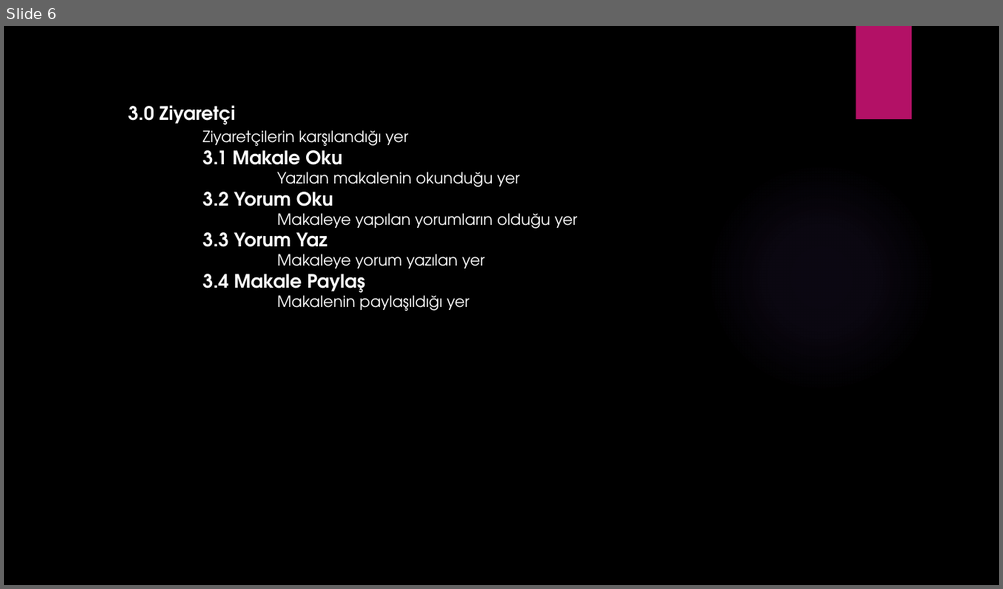
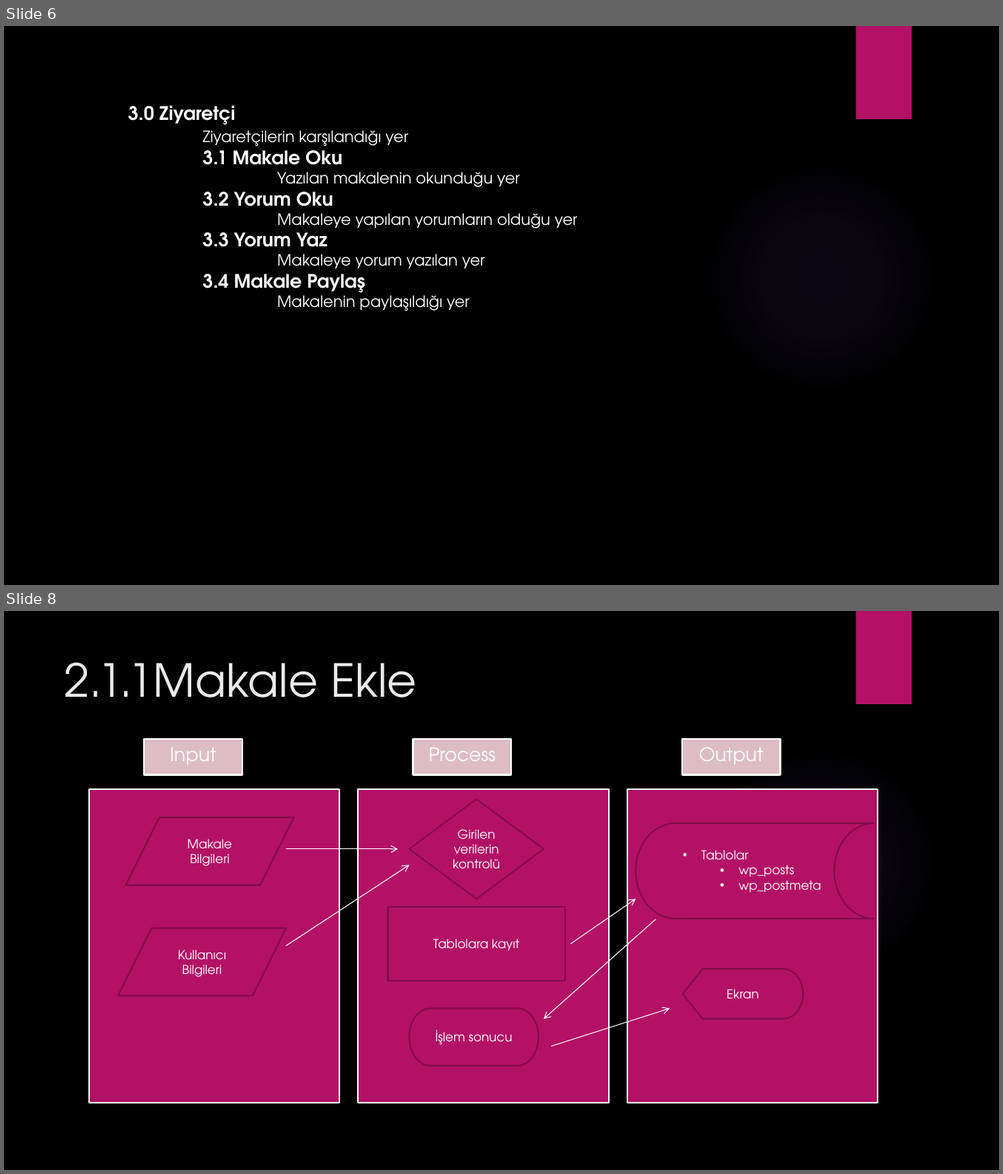
Before and after one commit to ekaraman89/Sistem-Analiz-ve-Tasar-m-, a slide deck: Sistem Analizi ve Tasarımı 2. Sunum.pptx. Shown one above the other, each under a label of ours: slide 6 before the commit, slides 6 and 8 after it; the slides between them are not shown. The pictures are 1003x589 and 1003x1174 pixels, drawn with LibreOffice and Linux fonts; fonts in the diff are those of the drawing; background and template pictures are left out. Boxes give left, top, right and bottom in pixels: in the first picture for what was removed or moved away, otherwise in the second. Text is boxed around its words. In the diff, an @@ line names an element or a change of style, - is before the commit and + after.

Commit message:
Makale Ekle add

```diff
--- a/Sistem Analizi ve Tasarımı 2. Sunum.pptx
+++ b/Sistem Analizi ve Tasarımı 2. Sunum.pptx
@@ slide 8 added at (4,611,999,1170), background picture (left out); not listed: 2 template elements that a slide beside it also shows @@
@@ title added at (64,662,416,698), 44 pt, text #EBEBEB @@
+2.1.1Makale Ekle
@@ group added at (89,739,878,1103): 3 freeform shapes, 3 rectangles @@
+Input
+Process
+Output
@@ diamond added at (409,799,543,899), fill #B31166, outline #840D4B 1.5 pt, 12 pt, text #FFFFFF @@
+Girilen verilerin kontrolü
@@ flow chart input output added at (125,817,293,886), fill #B31166, outline #840D4B 1.5 pt, 12 pt, text #FFFFFF @@
+Makale Bilgileri
@@ flow chart online storage added at (635,823,874,919), fill #B31166, outline #840D4B 1.5 pt, 12 pt, text #FFFFFF @@
+  •• Tablolar
+    •• wp_posts
+    •• wp_postmeta
@@ arrow added from (286, 849) to (398, 849), #FFFFFF 0.75 pt @@
@@ arrow added from (286, 946) to (409, 866), #FFFFFF 0.75 pt @@
@@ arrow added from (570, 944) to (635, 899), #FFFFFF 0.75 pt @@
@@ rectangle added at (387,906,565,981), fill #B31166, outline #840D4B 1.5 pt, 12 pt, text #FFFFFF @@
+Tablolara kayıt
@@ arrow added from (655, 920) to (543, 1019), #FFFFFF 0.75 pt @@
@@ flow chart input output added at (118,928,286,996), fill #B31166, outline #840D4B 1.5 pt, 12 pt, text #FFFFFF @@
+Kullanıcı Bilgileri
@@ flow chart display added at (683,969,802,1019), fill #B31166, outline #840D4B 1.5 pt, 12 pt, text #FFFFFF @@
+Ekran
@@ pill shape added at (409,1008,538,1066), fill #B31166, outline #840D4B 1.5 pt, 12 pt, text #FFFFFF @@
+İşlem sonucu
@@ arrow added from (552, 1047) to (669, 1008), #FFFFFF 0.75 pt @@
```
